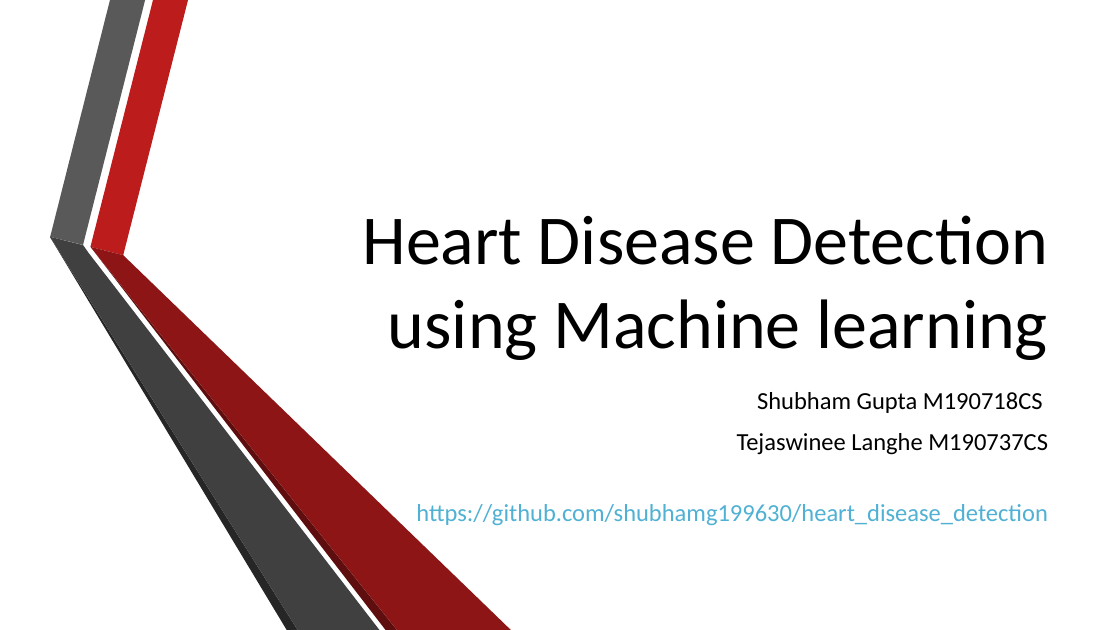
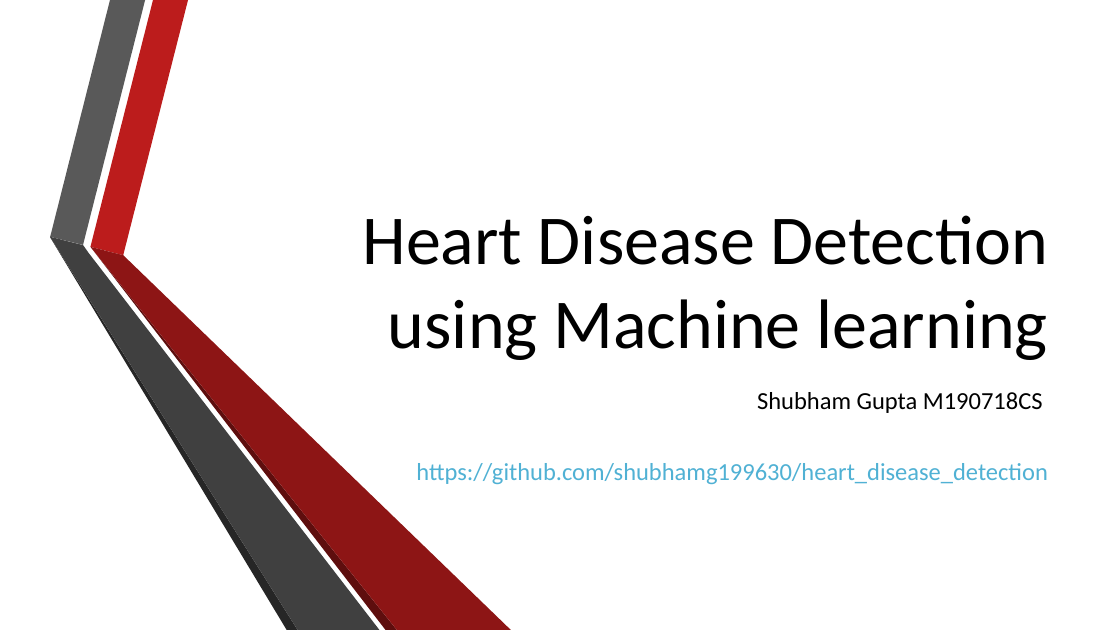
Before and after one commit to shubhamg199630/heart_disease_detection, a slide deck: slide 1 of Presentation.pptx. Drawn at 1120x630 pixels with LibreOffice and Linux fonts; fonts in the diff are those of the drawing; background and template pictures are left out. Boxes give left, top, right and bottom in pixels: in the first picture for what was removed or moved away, otherwise in the second. Text is boxed around its words. In the diff, an @@ line names an element or a change of style, - is before the commit and + after.

```diff
--- a/Presentation.pptx
+++ b/Presentation.pptx
@@ subtitle at bbox=[737, 433, 1048, 455]: paragraph removed @@
-Tejaswinee Langhe M190737CS
```
Also in this commit, not shown: 2 other slides changed, 2 slides removed.
